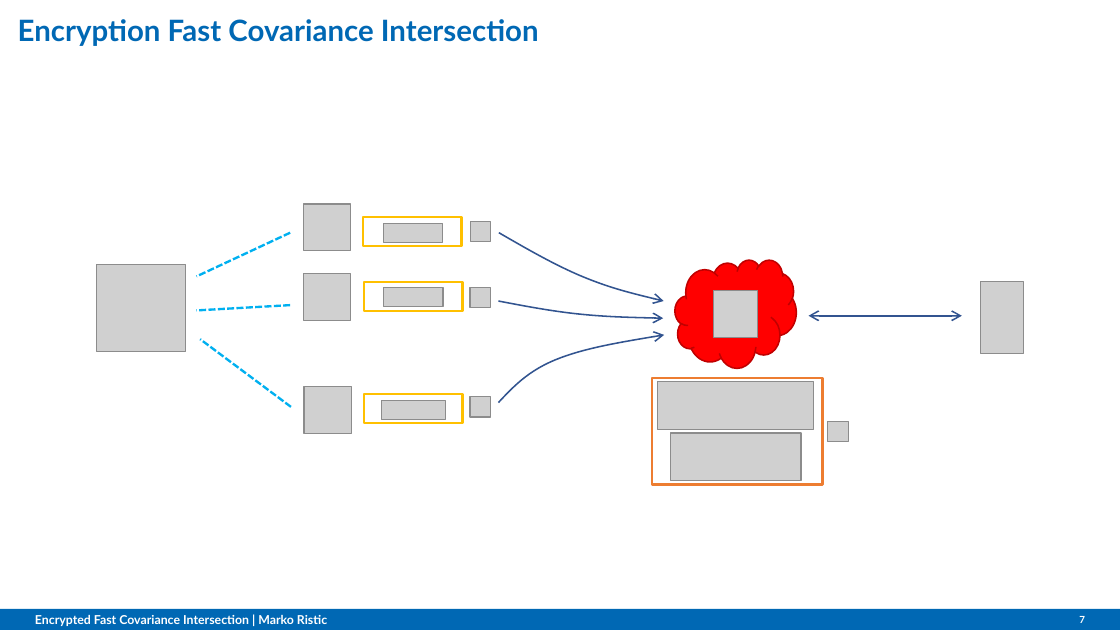
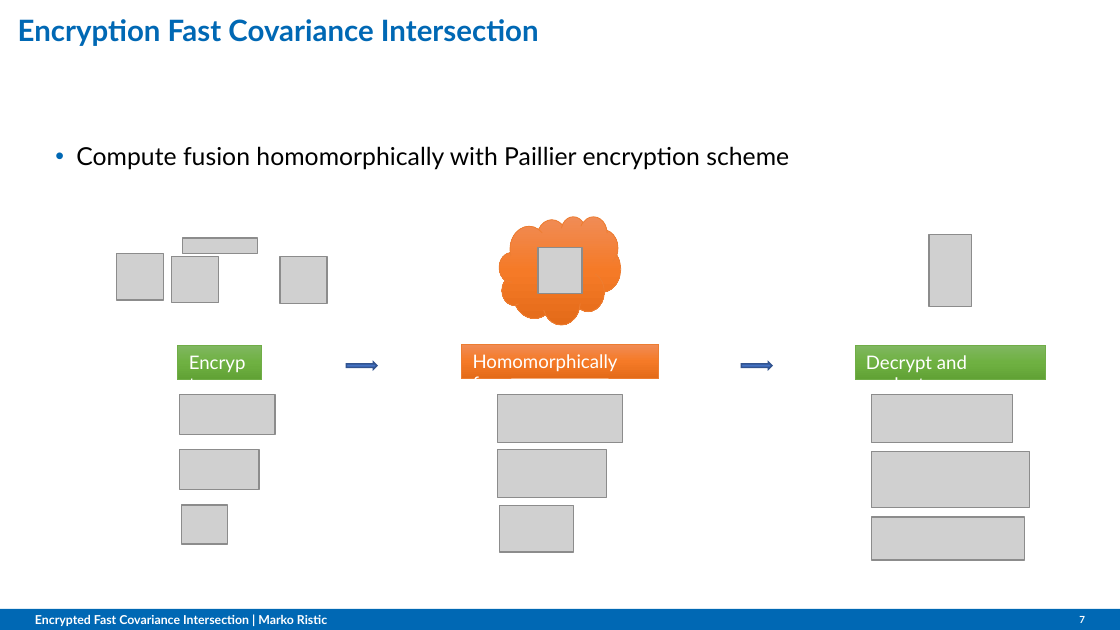
Before and after one commit to omubtcezq/PaillierFCI, a slide deck: slide 7 of presentation/MFI2022_marko_ristic.pptx. Drawn at 1120x630 pixels with LibreOffice and Linux fonts; fonts in the diff are those of the drawing; grey boxes stand for pictures; background and template pictures are left out. Boxes give left, top, right and bottom in pixels: in the first picture for what was removed or moved away, otherwise in the second. Text is boxed around its words. In the diff, an @@ line names an element or a change of style, - is before the commit and + after.

```diff
--- a/presentation/MFI2022_marko_ristic.pptx
+++ b/presentation/MFI2022_marko_ristic.pptx
@@ text added at [76,146,789,170], 15.9 pt, text #000000 @@
+• Compute fusion homomorphically with Paillier encryption scheme
@@ picture added at [183,239,258,254] @@
@@ cloud added at [500,216,620,325], fill gradient #F18C57 to #F67B28 to #E56C19, outline #ED7D31 0.5 pt @@
@@ picture: place and size @@
-picture at [981,282,1024,354]
+picture at [930,235,972,307]
@@ picture: place and size @@
-picture at [304,204,351,251]
+picture at [116,253,164,300]
@@ picture: place and size @@
-picture at [304,273,351,320]
+picture at [171,256,218,304]
@@ picture: place and size @@
-picture at [304,386,351,433]
+picture at [280,256,327,304]
@@ picture: place and size @@
-picture at [713,291,757,338]
+picture at [538,248,581,295]
@@ rectangle added at [178,345,262,379], fill gradient #81B861 to #6FB242 to #62A336, outline #70AD47 0.5 pt, 12 pt, text #FFFFFF @@
+Encrypt
@@ rectangle added at [461,344,659,377], fill gradient #F18C57 to #F67B28 to #E56C19, outline #ED7D31 0.5 pt, 12 pt, text #FFFFFF @@
+Homomorphically fuse
@@ rectangle added at [855,345,1045,379], fill gradient #81B861 to #6FB242 to #62A336, outline #70AD47 0.5 pt, 12 pt, text #FFFFFF @@
+Decrypt and evaluate
@@ right arrow added at [346,362,376,368], fill #4472C4, outline #325491 1 pt @@
@@ right arrow added at [741,362,772,368], fill #4472C4, outline #325491 1 pt @@
@@ picture added at [179,394,274,435] @@
@@ picture added at [497,395,622,444] @@
@@ picture added at [871,395,1012,444] @@
@@ picture added at [179,449,259,489] @@
@@ picture added at [497,449,606,497] @@
@@ group removed at [96,217,962,485]: 10 pictures, 4 freeform shapes, 4 rectangles, 3 lines, 1 cloud @@
@@ picture added at [871,451,1029,507] @@
@@ picture added at [181,505,227,544] @@
@@ picture added at [500,505,573,552] @@
@@ picture added at [871,517,1025,560] @@
```
Also in this commit, not shown: 11 other slides changed.
